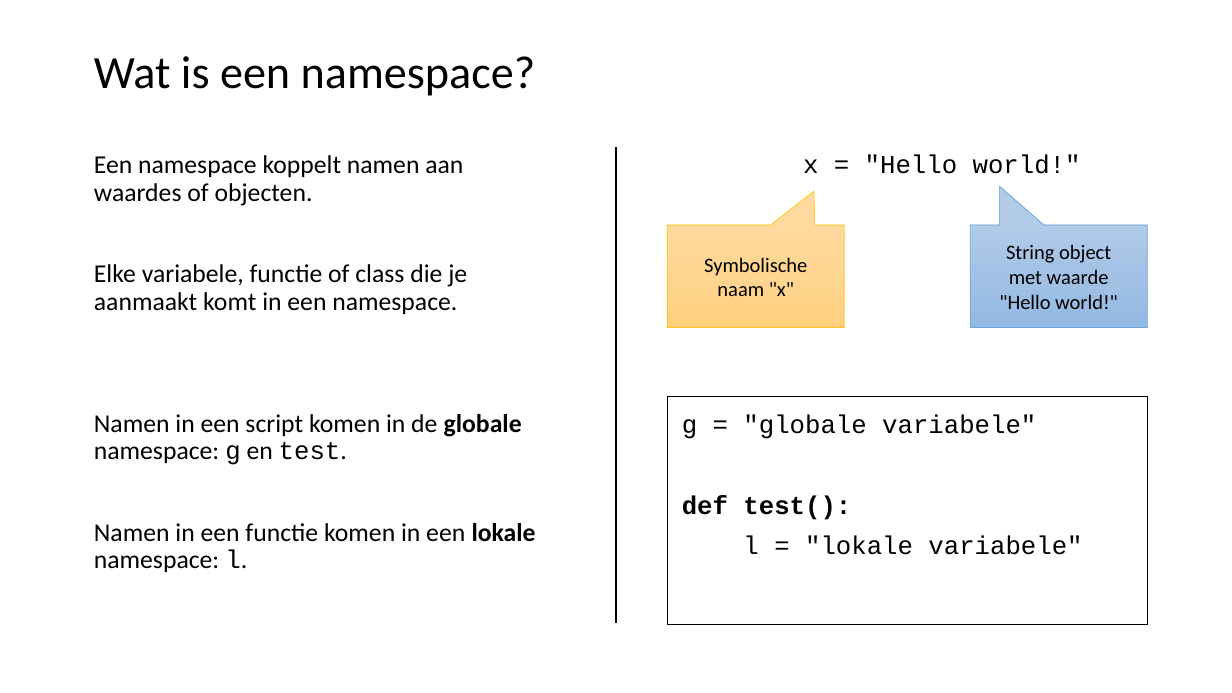
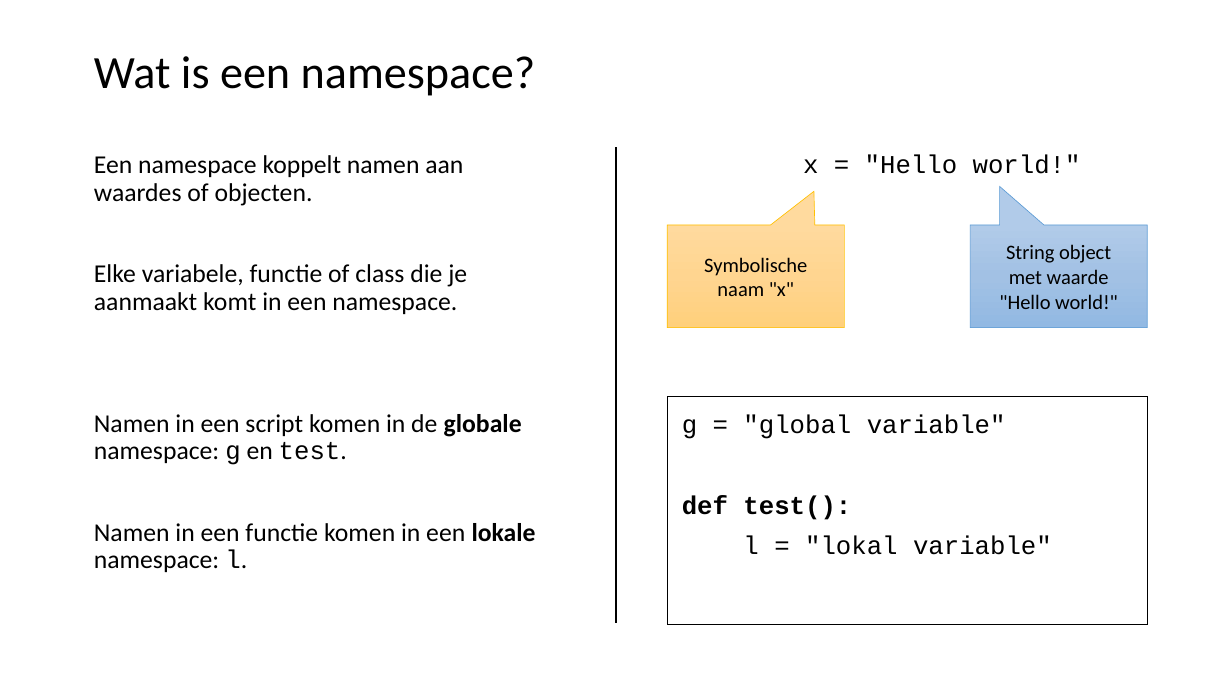
Before and after one commit to LFKoning/knowledge-sharing, a slide deck: slide 40 of python_trainees/1_basics_classes/python_traineeship_1.pptx. Drawn at 1232x693 pixels with LibreOffice and Linux fonts; fonts in the diff are those of the drawing. Boxes give left, top, right and bottom in pixels: in the first picture for what was removed or moved away, otherwise in the second. Text is boxed around its words. In the diff, an @@ line names an element or a change of style, - is before the commit and + after.

```diff
--- a/python_trainees/1_basics_classes/python_traineeship_1.pptx
+++ b/python_trainees/1_basics_classes/python_traineeship_1.pptx
@@ text in rectangle at box(682, 414, 1006, 439): text changed @@
-g = "globale variabele"
+g = "global variable"
@@ text in rectangle at box(743, 536, 1052, 555): text changed @@
-l = "lokale variabele"
+l = "lokal variable"
```
Also in this commit, not shown: 4 other slides changed, 15 other files.
